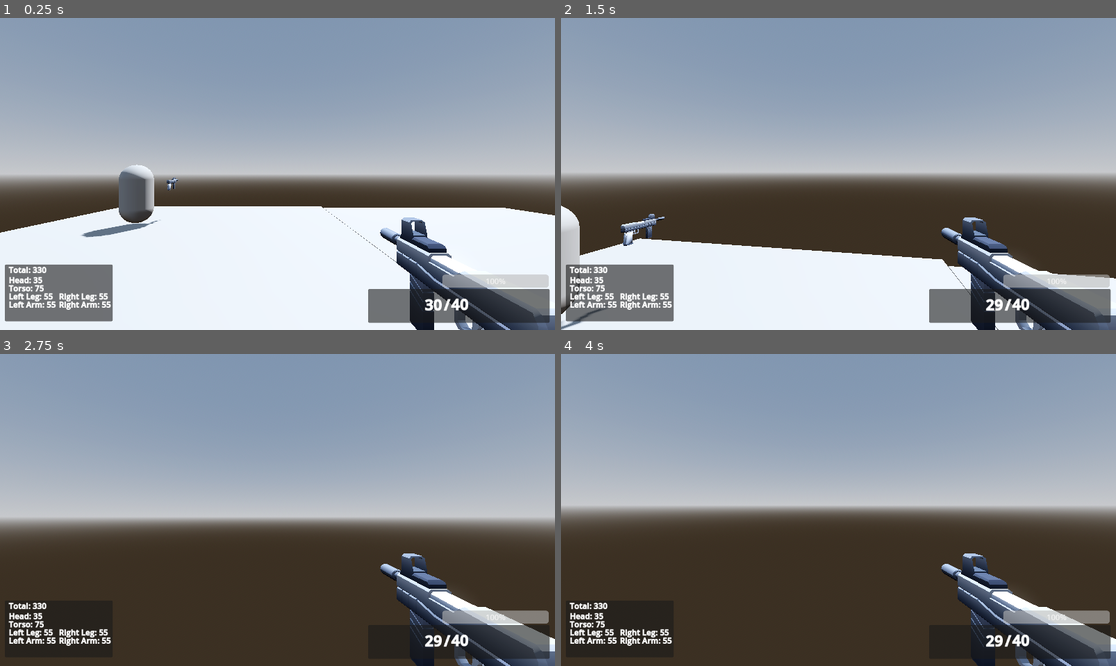
Above: before the commit, frames 1-4 (two rows, left to right).
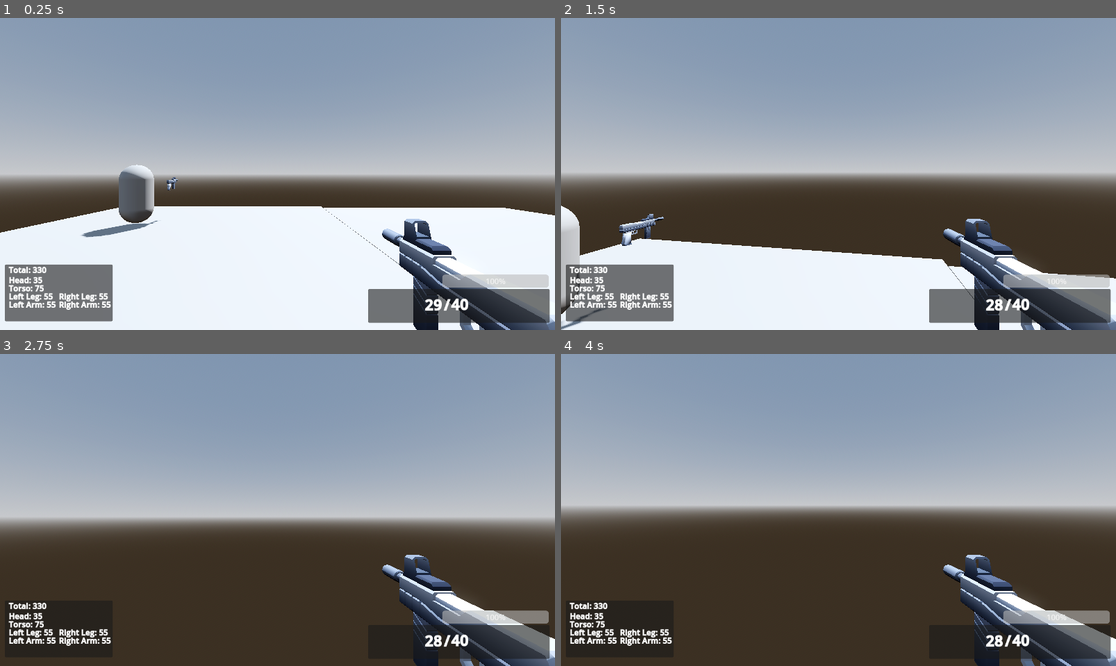
Above: after the commit, the same moments.

Repository: qrdean/new-fps
Game: Godot game, scene res://TestLevel.tscn
The game is run twice, just before and just after one commit, with the same random seed, the same clock (stepped at 60 frames per second) and the same inputs.
Inputs (mouse positions are in pixels of both pictures, inside the frame that each line leads up to):
- Up to frame 1 (0.25 s): no input
- Up to frame 2 (1.5 s): tap Enter at 0.5 s; move the mouse to (866, 174) at 0.52 s; hold W (forward) from 0.53 s (still down); click (866, 174) at 0.6 s; tap Space (jump) at 0.77 s; move the mouse to (810, 174) at 1.27 s; tap Shift (sprint) at 1.35 s
- Up to frame 3 (2.75 s): keep holding W (forward); tap Space (jump) at 1.52 s; move the mouse to (288, 503) at 2.02 s; tap O (swap_barrel) at 2.1 s
- Up to frame 4 (4 s): keep holding W (forward); tap Space (jump) at 2.75, 3.02, 3.77 s; move the mouse to (832, 516) at 2.77 s; tap K (swap_grip) at 2.85 s; tap Enter at 3.5 s; move the mouse to (877, 513) at 3.52 s; tap P (swap_mag) at 3.6 s

The runs differ from the first frame. In frame 1, 0.9% of the frame differs, in the area x 27-100%, y 51-100%; in frame 2, 1.0%, in the area x 2-100%, y 62-100%; in frame 3, 0.8%; in frame 4, 0.8%.

Commit message:
update the gun to parent the GunBody class and use magazine for the ammo counter

Diff:
--- a/Assets/Bullet/bullet.gd
+++ b/Assets/Bullet/bullet.gd
@@ -5,6 +5,7 @@
 @export var damage : int = 1
 var time_to_live : float = 2000.0
 var playerId
+var bullet_stats: BulletResource
 
 
 # Called when the node enters the scene tree for the first time.
@@ -20,6 +21,9 @@
 	if time_to_live <= 0:
 		queue_free()
 
+func set_stats(bullet_resource: BulletResource) -> void:
+	SPEED = bullet_resource.speed
+	damage = bullet_resource.damage
 
 func _on_area_entered(area: Area3D) -> void:
 	if area is HitBox:
--- a/Assets/Guns/GunPartModels/gun_body.gd
+++ b/Assets/Guns/GunPartModels/gun_body.gd
@@ -2,6 +2,7 @@
 extends Node3D
 
 signal changed_magazine(GunPartResource)
+signal empty()
 
 @onready var mag_attach_point: Marker3D = $MagAttachPoint
 @onready var grip_attach_point: Marker3D = $GripAttachPoint
@@ -9,7 +10,8 @@
 @onready var stock_attach_point: Marker3D = $StockAttachPoint
 @onready var sight_attach_point: Marker3D = $SightAttachPoint
 
-var current_mag: Node3D
+var current_round: BulletResource
+var current_mag: Magazine
 var current_barrel: Node3D
 var current_stock: Node3D
 var current_grip: Node3D
@@ -37,23 +39,26 @@
 	current_barrel = new_part
 	current_barrel.position = barrel_attach_point.position
 
-func set_magazine_attachment(part_resource: MagazineGunPartResource) -> void:
+func set_magazine_attachment(part_resource: MagazineGunPartResource) -> Magazine:
 	if gun_resource and !gun_resource.accepted_attachment_list.has(part_resource):
 		printerr("invalid attachment")
-		return
+		return null
 
 	if part_resource.part_type != part_resource.PartType.MAGAZINE:
 		printerr("not of type magazine")
-		return
+		return null
 
 	if gun_resource and part_resource.caliber != gun_resource.caliber:
 		printerr("invalid caliber")
-		return
+		return null
 
-	var new_part = load(part_resource.gun_part_resource_path).instantiate()
+	var new_part: Magazine = load(part_resource.gun_part_resource_path).instantiate()
+	new_part.stats = part_resource
 
+	var old_mag_stats: MagazineGunPartResource = null
 	if current_mag:
 		var old_mag = current_mag
+		old_mag_stats = old_mag.stats
 		old_mag.queue_free()
 
 	add_child(new_part)
@@ -62,7 +67,60 @@
 	current_mag = new_part
 	current_mag.position = mag_attach_point.position
 
-	changed_magazine.emit(part_resource)
+	if !current_round and current_mag.get_round_count() > 0:
+		current_round = current_mag.remove_round()
+		if current_round == null:
+			empty.emit()
+
+	changed_magazine.emit(old_mag_stats)
+	return current_mag
+
+func reload_mag(part_resource: MagazineGunPartResource) -> Magazine:
+	if gun_resource and !gun_resource.accepted_attachment_list.has(part_resource):
+		printerr("invalid attachment")
+		return null
+
+	if part_resource.part_type != part_resource.PartType.MAGAZINE:
+		printerr("not of type magazine")
+		return null
+
+	if gun_resource and part_resource.caliber != gun_resource.caliber:
+		printerr("invalid caliber")
+		return null
+
+	var new_part: Magazine = load(part_resource.gun_part_resource_path).instantiate()
+	new_part.stats = part_resource
+
+	var old_mag_stats: MagazineGunPartResource = null
+	if current_mag:
+		var old_mag = current_mag
+		old_mag_stats = old_mag.stats
+		old_mag.queue_free()
+
+	add_child(new_part)
+
+	# should play animation here.
+	current_mag = new_part
+	current_mag.position = mag_attach_point.position
+
+	if !current_round and current_mag.get_round_count() > 0:
+		current_round = current_mag.remove_round()
+		if current_round == null:
+			empty.emit()
+
+	changed_magazine.emit(old_mag_stats)
+	return current_mag
+
+
+func set_current_round_if_empty(bullet_resource: BulletResource) -> void:
+	if !current_round:
+		current_round = bullet_resource
+
+func cycle_round() -> void:
+	if !current_round:
+		current_round = current_mag.remove_round()
+		if current_round == null:
+			empty.emit()
 
 func set_grip_attachment(part_resource: GunPartResource) -> void:
 	if gun_resource and !gun_resource.accepted_attachment_list.has(part_resource):
--- a/Assets/Guns/GunPartModels/mag_1.tscn
+++ b/Assets/Guns/GunPartModels/mag_1.tscn
@@ -1,11 +1,12 @@
-[gd_scene load_steps=5 format=4 uid="uid://lmdk5xpqmonq"]
+[gd_scene load_steps=7 format=4 uid="uid://lmdk5xpqmonq"]
 
+[ext_resource type="Script" path="res://Assets/Guns/GunPartModels/magazine.gd" id="1_eiypv"]
 [ext_resource type="Texture2D" uid="uid://dulbi6gmx0vhc" path="res://Assets/RawModels/Game Assets _ Models1/Textures/Grad_Black3.jpg" id="1_q7lco"]
+[ext_resource type="Script" path="res://Resources/GunResources/BulletResource/BulletResource.gd" id="2_bd2i6"]
 
 [sub_resource type="StandardMaterial3D" id="StandardMaterial3D_75672"]
 resource_name = "02 - Default111"
 vertex_color_use_as_albedo = true
-albedo_color = Color(1, 1, 1, 1)
 albedo_texture = ExtResource("1_q7lco")
 emission_enabled = true
 emission_energy_multiplier = 0.0
@@ -43,6 +44,8 @@
 shadow_mesh = SubResource("ArrayMesh_awqb3")
 
 [node name="Mag1" type="Node3D"]
+script = ExtResource("1_eiypv")
+rounds = Array[ExtResource("2_bd2i6")]([null])
 
 [node name="Box004" type="MeshInstance3D" parent="."]
 transform = Transform3D(1, 0, 0, 0, 0, 1, 0, -1, 0, 0, 0, 0)
--- a/Assets/Guns/GunPartModels/mag_2.tscn
+++ b/Assets/Guns/GunPartModels/mag_2.tscn
@@ -1,11 +1,11 @@
-[gd_scene load_steps=5 format=4 uid="uid://0i5ukdju5v5o"]
+[gd_scene load_steps=6 format=4 uid="uid://0i5ukdju5v5o"]
 
+[ext_resource type="Script" path="res://Assets/Guns/GunPartModels/magazine.gd" id="1_f4g26"]
 [ext_resource type="Texture2D" uid="uid://dulbi6gmx0vhc" path="res://Assets/RawModels/Game Assets _ Models1/Textures/Grad_Black3.jpg" id="1_ff13w"]
 
 [sub_resource type="StandardMaterial3D" id="StandardMaterial3D_e8bsy"]
 resource_name = "02 - Default111"
 vertex_color_use_as_albedo = true
-albedo_color = Color(1, 1, 1, 1)
 albedo_texture = ExtResource("1_ff13w")
 emission_enabled = true
 emission_energy_multiplier = 0.0
@@ -43,6 +43,7 @@
 shadow_mesh = SubResource("ArrayMesh_8a7ql")
 
 [node name="Mag2" type="Node3D"]
+script = ExtResource("1_f4g26")
 
 [node name="Object001" type="MeshInstance3D" parent="."]
 transform = Transform3D(1, 0, 0, 0, 0, 1, 0, -1, 0, 0, 0, 0)
--- a/Assets/Guns/GunPartModels/mag_3.tscn
+++ b/Assets/Guns/GunPartModels/mag_3.tscn
@@ -1,5 +1,6 @@
-[gd_scene load_steps=7 format=4 uid="uid://dk7ej0if5pcb3"]
+[gd_scene load_steps=8 format=4 uid="uid://dk7ej0if5pcb3"]
 
+[ext_resource type="Script" path="res://Assets/Guns/GunPartModels/magazine.gd" id="1_ny21a"]
 [ext_resource type="Texture2D" uid="uid://4rfbkqtg26e2" path="res://Assets/RawModels/Game Assets _ Models1/Textures/Grad_Black1.jpg" id="1_u2so0"]
 [ext_resource type="Texture2D" uid="uid://dulbi6gmx0vhc" path="res://Assets/RawModels/Game Assets _ Models1/Textures/Grad_Black3.jpg" id="2_px5h4"]
 
@@ -76,6 +77,7 @@
 shadow_mesh = SubResource("ArrayMesh_btt0f")
 
 [node name="Mag3" type="Node3D"]
+script = ExtResource("1_ny21a")
 
 [node name="Cylinder009" type="MeshInstance3D" parent="."]
 transform = Transform3D(1, 0, 0, 0, 0, 1, 0, -1, 0, 0, -0.140613, 0)
--- /dev/null
+++ b/Assets/Guns/GunPartModels/magazine.gd
@@ -0,0 +1,29 @@
+class_name Magazine
+extends Node3D
+
+var stats: MagazineGunPartResource
+
+@export var rounds: Array[BulletResource]
+
+func add_round(bullet_resource: BulletResource) -> bool:
+	if rounds.size() < stats.capacity:
+		rounds.push_back(bullet_resource)
+
+	return rounds.size() >= stats.capacity
+
+func fill_to_top(bullet_resource_array: Array[BulletResource]) -> bool:
+	print_debug(stats.capacity)
+
+	while rounds.size() < stats.capacity and bullet_resource_array.size() > 0:
+		if rounds.size() < stats.capacity:
+			rounds.push_back(bullet_resource_array.pop_back())
+	return rounds.size() >= stats.capacity
+
+func get_round_count() -> int:
+	return rounds.size()
+
+# func fire_round() -> BulletResource:
+# 	return rounds.pop_back()
+
+func remove_round() -> BulletResource:
+	return rounds.pop_back()
--- a/Assets/Guns/gun.gd
+++ b/Assets/Guns/gun.gd
@@ -1,5 +1,15 @@
 class_name Gun
 extends RigidBody3D
+
+@export var barrel_gun_part: GunPartResource
+@export var grip_gun_part: GunPartResource
+@export var magazine_gun_part: GunPartResource
+@export var stock_gun_part: GunPartResource
+@export var sight_gun_part: GunPartResource
+
+@export var test_base_resource: GunBaseResource
+
+var gun_body: GunBody
 
 var current_owner
 
@@ -13,6 +23,7 @@
 
 # Called when the node enters the scene tree for the first time.
 func _ready() -> void:
+	set_attachments()
 	max_ammo_pool = Ammo_pool
 	max_current_ammo = Current_ammo
 
@@ -21,25 +32,67 @@
 	if visible:
 		# GameManager.ui_manager.update_ammo_count(Current_ammo, Ammo_pool)
 		if current_owner and current_owner.ui_manager:
-			current_owner.ui_manager.update_ammo_count(Current_ammo, Ammo_pool)
+			var remaining_rounds = 0
+			if gun_body.current_mag:
+				remaining_rounds = gun_body.current_mag.get_round_count()
+			current_owner.ui_manager.update_ammo_count(remaining_rounds, Ammo_pool)
+
+func set_attachments():
+	var new_gun_body = load(test_base_resource.gun_body_resource_path).instantiate()
+	add_child(new_gun_body)
+	gun_body = new_gun_body
+	gun_body.rotate_y(deg_to_rad(90))
+	gun_body.set_gun_resource(test_base_resource)
+	if barrel_gun_part:
+		gun_body.set_barrel_attachment(barrel_gun_part)
+
+	if grip_gun_part:
+		gun_body.set_grip_attachment(grip_gun_part)
+
+	if magazine_gun_part:
+		gun_body.set_magazine_attachment(magazine_gun_part)
+		Current_ammo = gun_body.current_mag.get_round_count()
+		# Current_ammo = magazine_gun_part.capacity
+
+	if stock_gun_part:
+		gun_body.set_stock_attachment(stock_gun_part)
+
+	if sight_gun_part:
+		gun_body.set_sight_attachment(sight_gun_part)
 
 func Shoot():
-	if Current_ammo > 0 && visible:
+	# if Current_ammo > 0 && visible:
+	if gun_body.current_round != null && visible:
 		var bullet : Bullet = BulletPackedScene.instantiate()
+		bullet.set_stats(gun_body.current_round)
+		gun_body.current_round = null
 		bullet.playerId = current_owner
 		get_tree().root.add_child(bullet)
 		bullet.global_transform = $BulletSpawner.global_transform
-		Current_ammo -= 1
-
+		# Current_ammo -= 1
 		$AnimationPlayer.play("Shoot")
+		gun_body.cycle_round()
 
 func Reload():
 	if !visible:
 		return
 
-	if max_current_ammo > Ammo_pool:
-		Current_ammo = Ammo_pool
-		Ammo_pool = 0
-	else:
-		Current_ammo = max_current_ammo
-		Ammo_pool -= max_current_ammo
+	# TODO: pull a mag from an inventory location. We'll currently spawn one instead
+	gun_body.set_magazine_attachment(magazine_gun_part)
+	Current_ammo = gun_body.current_mag.get_round_count()
+	var bullet_resource762: BulletResource = preload("res://Resources/GunResources/BulletResource/762_round.tres")
+	var test_array: Array[BulletResource] = []
+	for i in 60:
+		test_array.push_back(bullet_resource762)
+
+	if gun_body.current_mag:
+		gun_body.current_mag.fill_to_top(test_array)
+		gun_body.cycle_round()
+
+	# FIXME: Remove me... Will need to be handled inventory space
+	# if max_current_ammo > Ammo_pool:
+	# 	Current_ammo = Ammo_pool
+	# 	Ammo_pool = 0
+	# else:
+	# 	Current_ammo = max_current_ammo
+	# 	Ammo_pool -= max_current_ammo
--- a/Assets/Guns/pistol.gd
+++ b/Assets/Guns/pistol.gd
@@ -1,40 +1,17 @@
 class_name Pistol
 extends Gun
 
-@export var barrel_gun_part: GunPartResource
-@export var grip_gun_part: GunPartResource
-@export var magazine_gun_part: GunPartResource
-@export var stock_gun_part: GunPartResource
-@export var sight_gun_part: GunPartResource
-
-@export var test_base_resource: GunBaseResource
-
-var gun_body: GunBody
+@export var rounds: Array[BulletResource]
+var bullet_resource762: BulletResource = preload("res://Resources/GunResources/BulletResource/762_round.tres")
 
 # Called when the node enters the scene tree for the first time.
 func _ready() -> void:
-	var new_gun_body = load(test_base_resource.gun_body_resource_path).instantiate()
-	add_child(new_gun_body)
-	gun_body = new_gun_body
-	gun_body.rotate_y(deg_to_rad(90))
-	gun_body.set_gun_resource(test_base_resource)
-	if barrel_gun_part:
-		gun_body.set_barrel_attachment(barrel_gun_part)
-
-	if grip_gun_part:
-		gun_body.set_grip_attachment(grip_gun_part)
-
-	if magazine_gun_part:
-		gun_body.set_magazine_attachment(magazine_gun_part)
-		Current_ammo = magazine_gun_part.capacity
-
-	if stock_gun_part:
-		gun_body.set_stock_attachment(stock_gun_part)
-
-	if sight_gun_part:
-		gun_body.set_sight_attachment(sight_gun_part)
-
+	for i in 60:
+		rounds.push_back(bullet_resource762)
 	super()
+	if gun_body.current_mag:
+		gun_body.current_mag.fill_to_top(rounds)
+		gun_body.cycle_round()
 
 # Called every frame. 'delta' is the elapsed time since the previous frame.
 func _process(delta: float) -> void:
--- a/Assets/Guns/rifle.gd
+++ b/Assets/Guns/rifle.gd
@@ -1,39 +1,17 @@
 class_name Rifle
 extends Gun
 
-@export var barrel_gun_part: GunPartResource
-@export var grip_gun_part: GunPartResource
-@export var magazine_gun_part: GunPartResource
-@export var stock_gun_part: GunPartResource
-@export var sight_gun_part: GunPartResource
-
-@export var test_base_resource: GunBaseResource
-
-var gun_body: GunBody
+@export var rounds: Array[BulletResource]
+var bullet_resource762: BulletResource = preload("res://Resources/GunResources/BulletResource/762_round.tres")
 
 # Called when the node enters the scene tree for the first time.
 func _ready() -> void:
-	var new_gun_body = load(test_base_resource.gun_body_resource_path).instantiate()
-	add_child(new_gun_body)
-	gun_body = new_gun_body
-	gun_body.rotate_y(deg_to_rad(90))
-	gun_body.set_gun_resource(test_base_resource)
-	if barrel_gun_part:
-		gun_body.set_barrel_attachment(barrel_gun_part)
-
-	if grip_gun_part:
-		gun_body.set_grip_attachment(grip_gun_part)
-
-	if magazine_gun_part:
-		gun_body.set_magazine_attachment(magazine_gun_part)
-		Current_ammo = magazine_gun_part.capacity
-
-	if stock_gun_part:
-		gun_body.set_stock_attachment(stock_gun_part)
-
-	if sight_gun_part:
-		gun_body.set_sight_attachment(sight_gun_part)
+	for i in 60:
+		rounds.push_back(bullet_resource762)
 	super()
+	if gun_body.current_mag:
+		gun_body.current_mag.fill_to_top(rounds)
+		gun_body.cycle_round()
 
 # Called every frame. 'delta' is the elapsed time since the previous frame.
 func _process(delta: float) -> void:
--- a/Assets/Player/player.gd
+++ b/Assets/Player/player.gd
@@ -1,3 +1,4 @@
+class_name Player
 extends CharacterBody3D
 
 
--- a/Assets/Player/player.tscn
+++ b/Assets/Player/player.tscn
@@ -59,7 +59,7 @@
 
 [sub_resource type="Animation" id="Animation_xribu"]
 resource_name = "Shoot"
-length = 0.3
+length = 0.15
 tracks/0/type = "value"
 tracks/0/imported = false
 tracks/0/enabled = true
@@ -67,7 +67,7 @@
 tracks/0/interp = 2
 tracks/0/loop_wrap = true
 tracks/0/keys = {
-"times": PackedFloat32Array(0, 0.133333, 0.266667),
+"times": PackedFloat32Array(0, 0.05, 0.15),
 "transitions": PackedFloat32Array(1, 1, 1),
 "update": 0,
 "values": [Vector3(0, 0, 0), Vector3(0, 0, 0.0733501), Vector3(0, 0, 0)]
@@ -79,7 +79,7 @@
 tracks/1/interp = 1
 tracks/1/loop_wrap = true
 tracks/1/keys = {
-"times": PackedFloat32Array(0, 0.133333, 0.266667),
+"times": PackedFloat32Array(0, 0.05, 0.15),
 "transitions": PackedFloat32Array(1, 1, 1),
 "update": 0,
 "values": [Vector3(0, 0, 0), Vector3(0.15708, 0, 0), Vector3(0, 0, 0)]
@@ -107,22 +107,10 @@
 "update": 0,
 "values": [Vector3(0, 0, 0)]
 }
-tracks/1/type = "value"
-tracks/1/imported = false
-tracks/1/enabled = true
-tracks/1/path = NodePath(".:rotation")
-tracks/1/interp = 1
-tracks/1/loop_wrap = true
-tracks/1/keys = {
-"times": PackedFloat32Array(0),
-"transitions": PackedFloat32Array(1),
-"update": 0,
-"values": [Vector3(0, 0, 0)]
-}
 
 [sub_resource type="Animation" id="Animation_0maai"]
 resource_name = "Shoot"
-length = 0.3
+length = 0.2
 tracks/0/type = "value"
 tracks/0/imported = false
 tracks/0/enabled = true
@@ -130,22 +118,10 @@
 tracks/0/interp = 2
 tracks/0/loop_wrap = true
 tracks/0/keys = {
-"times": PackedFloat32Array(0.0001, 0.133333, 0.3),
+"times": PackedFloat32Array(0.0001, 0.0666667, 0.133333),
 "transitions": PackedFloat32Array(1, 1, 1),
 "update": 0,
 "values": [Vector3(0, 0, 0), Vector3(0, 0, 0.0755324), Vector3(0, 0, 0)]
-}
-tracks/1/type = "value"
-tracks/1/imported = false
-tracks/1/enabled = true
-tracks/1/path = NodePath(".:rotation")
-tracks/1/interp = 2
-tracks/1/loop_wrap = true
-tracks/1/keys = {
-"times": PackedFloat32Array(0, 0.133333, 0.3),
-"transitions": PackedFloat32Array(1, 1, 1),
-"update": 0,
-"values": [Vector3(0, 0, 0), Vector3(0.0308248, 0.0569772, 0.00175793), Vector3(0, 0, 0)]
 }
 
 [sub_resource type="AnimationLibrary" id="AnimationLibrary_ufia5"]
@@ -189,7 +165,7 @@
 
 [node name="WeaponRig" type="Marker3D" parent="Camera3D"]
 unique_name_in_owner = true
-transform = Transform3D(1, 0, 0, 0, 1, 0, 0, 0, 1, 0.65, -0.39, -0.75)
+transform = Transform3D(1, 0, 0, 0, 1, 0, 0, 0, 1, 0.65, -0.39, -0.727534)
 script = ExtResource("2_lgm3y")
 
 [node name="Pistol" type="RigidBody3D" parent="Camera3D/WeaponRig"]
@@ -395,7 +371,7 @@
 script = ExtResource("8_kovcc")
 
 [node name="CollisionShape3D" type="CollisionShape3D" parent="HitBoxManager/Head"]
-transform = Transform3D(0.75, 0, 0, 0, 0.75, 0, 0, 0, 0.75, 0, -0.0515563, 0)
+transform = Transform3D(1, 0, 0, 0, 1, 0, 0, 0, 1, 0, -0.0515563, 0)
 shape = SubResource("CapsuleShape3D_308ib")
 
 [node name="RightLeg" type="Area3D" parent="HitBoxManager"]
--- /dev/null
+++ b/Resources/GunResources/BulletResource/762_round.tres
@@ -0,0 +1,11 @@
+[gd_resource type="Resource" script_class="BulletResource" load_steps=2 format=3 uid="uid://bc6d4ssrnkx7w"]
+
+[ext_resource type="Script" path="res://Resources/GunResources/BulletResource/BulletResource.gd" id="1_alj37"]
+
+[resource]
+script = ExtResource("1_alj37")
+damage = 30.0
+penetration = 40.0
+speed = 1.0
+tracer = false
+caliber = "7.62"
--- /dev/null
+++ b/Resources/GunResources/BulletResource/BulletResource.gd
@@ -0,0 +1,11 @@
+class_name BulletResource
+extends Resource
+
+# will need a path to the casing/bullet mesh
+@export var damage: float
+@export var penetration: float
+@export var speed: float
+@export var tracer: bool
+
+# TODO: Change this to a Global Enum
+@export var caliber: String
--- a/Resources/GunResources/MagazineResource/magazine_resource_3.tres
+++ b/Resources/GunResources/MagazineResource/magazine_resource_3.tres
@@ -6,5 +6,6 @@
 script = ExtResource("1_yvkiq")
 caliber = "7.62"
 capacity = 60
+rounds = Array[Object]([])
 gun_part_resource_path = "res://Assets/Guns/GunPartModels/mag_3.tscn"
 part_type = 2
--- a/Resources/GunResources/gun_base_resource.gd
+++ b/Resources/GunResources/gun_base_resource.gd
@@ -15,5 +15,4 @@
 
 @export var accepted_attachment_list: Array[GunPartResource]
 
-
 # add base gun stats here
--- a/TestLevel.tscn
+++ b/TestLevel.tscn
@@ -1,5 +1,6 @@
-[gd_scene load_steps=5 format=3 uid="uid://dabjf47xew7wf"]
+[gd_scene load_steps=6 format=3 uid="uid://dabjf47xew7wf"]
 
+[ext_resource type="Script" path="res://test_level.gd" id="1_3ag2k"]
 [ext_resource type="PackedScene" uid="uid://geqotcl62v3f" path="res://Assets/Player/player.tscn" id="1_aod4u"]
 
 [sub_resource type="ProceduralSkyMaterial" id="ProceduralSkyMaterial_n7rft"]
@@ -16,6 +17,7 @@
 glow_enabled = true
 
 [node name="Node3D" type="Node3D"]
+script = ExtResource("1_3ag2k")
 
 [node name="WorldEnvironment" type="WorldEnvironment" parent="."]
 environment = SubResource("Environment_bawvk")
@@ -53,3 +55,9 @@
 
 [node name="Player2" parent="." instance=ExtResource("1_aod4u")]
 transform = Transform3D(1, 0, 0, 0, 1, 0, 0, 0, 1, -3.27473, 1.17273, -7.36169)
+
+[node name="RespawnPoint" type="Marker3D" parent="."]
+transform = Transform3D(1, 0, 0, 0, 1, 0, 0, 0, 1, -3.27473, 1.17273, -7.36169)
+
+[connection signal="player_death" from="Player" to="." method="_on_player_player_death"]
+[connection signal="player_death" from="Player2" to="." method="_on_player_2_player_death"]
--- /dev/null
+++ b/test_level.gd
@@ -0,0 +1,10 @@
+extends Node3D
+
+
+func _on_player_player_death(_player: Variant, _killer: Variant) -> void:
+	pass # Replace with function body.
+
+
+func _on_player_2_player_death(player: Player, killer: Player) -> void:
+	print_debug(killer.name)
+	player.respawn_player($RespawnPoint.global_position, Vector3.ZERO)
